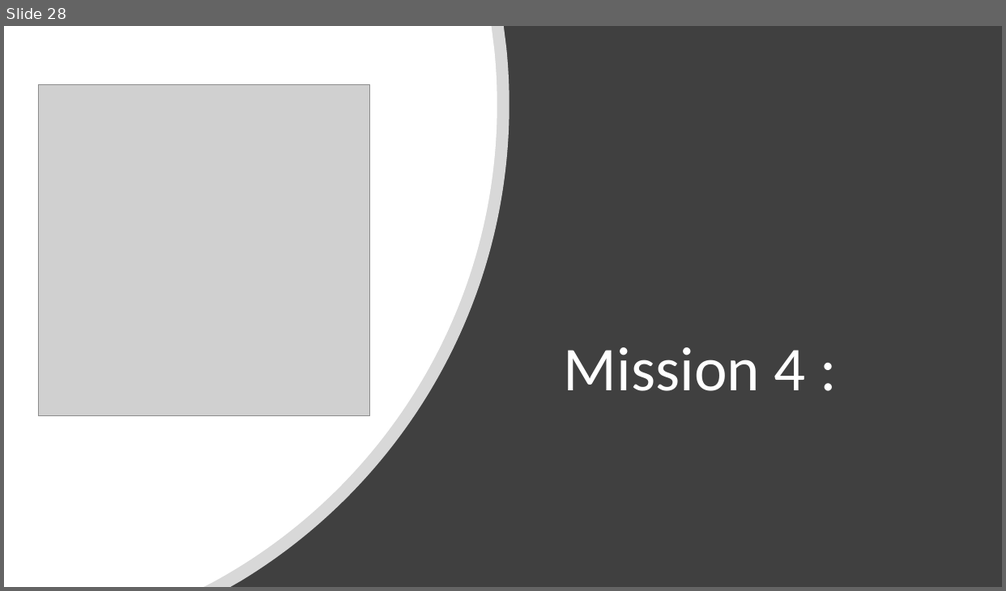
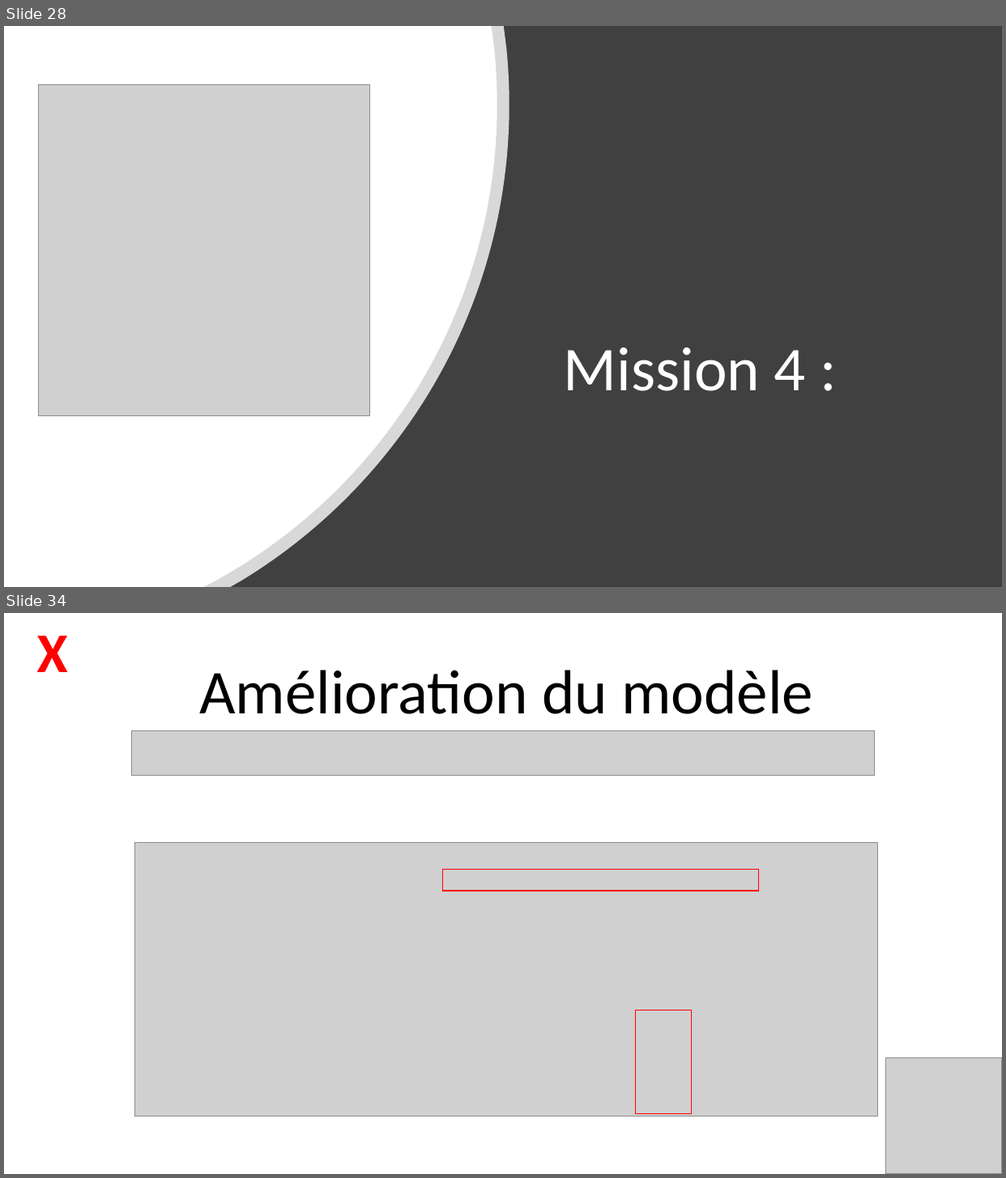
Before and after one commit to Julien-paulet/Projet_7_, a slide deck: Présentation.pptx. Shown one above the other, each under a label of ours: slide 28 before the commit, slides 28 and 34 after it; the slides between them are not shown. The pictures are 1006x591 and 1006x1178 pixels, drawn with LibreOffice and Linux fonts; fonts in the diff are those of the drawing; grey boxes stand for pictures. Boxes give left, top, right and bottom in pixels: in the first picture for what was removed or moved away, otherwise in the second. Text is boxed around its words. In the diff, an @@ line names an element or a change of style, - is before the commit and + after.

```diff
--- a/Présentation.pptx
+++ b/Présentation.pptx
@@ slide 34 added at box(4, 613, 1002, 1174), background #FFFFFF @@
@@ text added at box(37, 636, 68, 672), 54 pt, text #FF0000, bold @@
+X
@@ title added at box(199, 670, 813, 714), 60 pt, text #000000 @@
+Amélioration du modèle
@@ picture added at box(131, 731, 875, 776) @@
@@ picture added at box(135, 843, 879, 1116) @@
@@ rectangle added at box(443, 870, 760, 891), outline #FF0000 1 pt @@
@@ rectangle added at box(636, 1010, 691, 1114), outline #FF0000 1 pt @@
@@ picture added at box(886, 1058, 1002, 1174) @@
```
Also in this commit, not shown: 7 other slides added, 3 slides removed, 2 other files.
